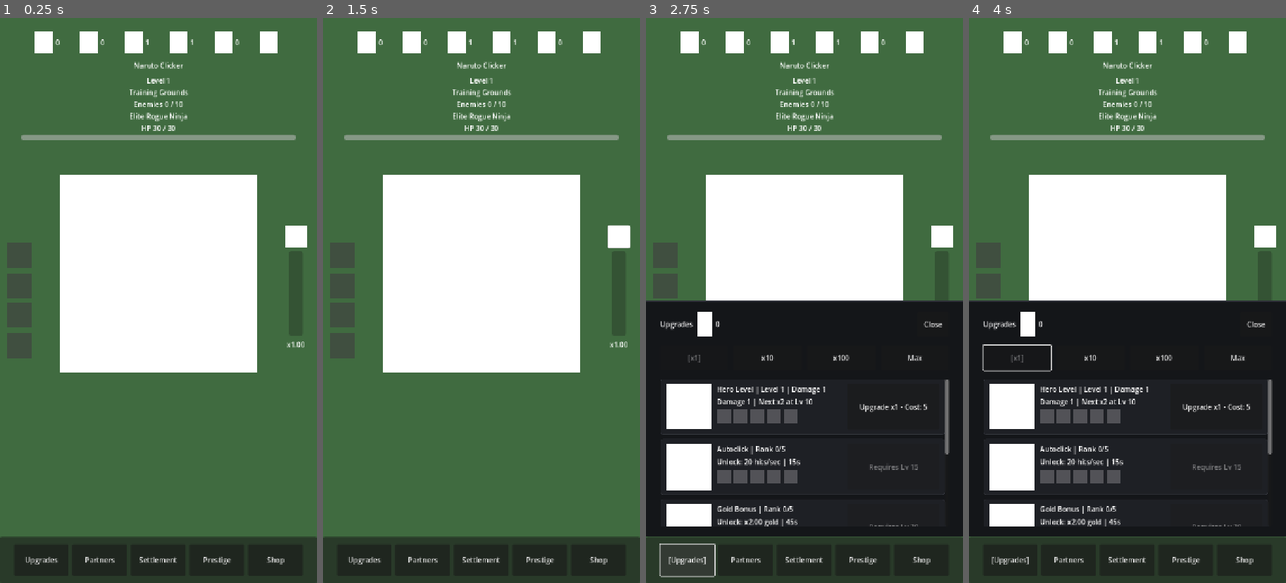
Above: before the commit, frames 1-4 (left to right).
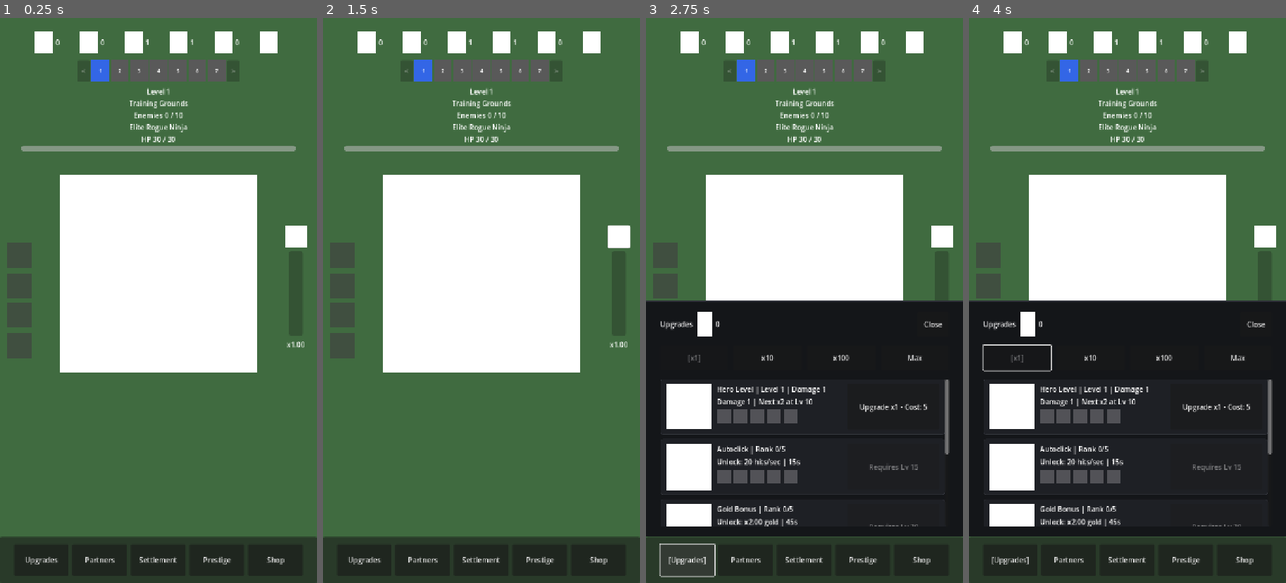
Above: after the commit, the same moments.

Repository: StanisRyz/naruto-clicker
Game: Godot game, scene res://scenes/main/Main.tscn
The game is run twice, just before and just after one commit, with the same random seed, the same clock (stepped at 60 frames per second) and the same inputs.
Inputs (mouse positions are in pixels of both pictures, inside the frame that each line leads up to):
- Up to frame 1 (0.25 s): no input
- Up to frame 2 (1.5 s): click (617, 238) at 0.5 s; click (424, 68) at 1.25 s, where only the run after the commit has a clickable "1"
- Up to frame 3 (2.75 s): click "Upgrades" at 2 s
- Up to frame 4 (4 s): click "x10" at 2.75 s; click "x1" at 3.5 s

The runs differ from the first frame. In frame 1, 3.8% of the frame differs, in the area x 6-94%, y 7-24%; in frame 2, 3.8%; in frame 3, 3.8%; in frame 4, 3.8%.

Commit message:
Add stage navigator for farming
Add a StageNavigator for revisiting unlocked levels.

Changes include:
- Replace the top title label with a StageNavigator.
- Track max unlocked level.
- Allow travel to previously unlocked stages.
- Show 7 stage buttons with current/unlocked/locked states.
- Allow viewing up to 3 locked future stages.
- Support revisiting boss levels for farming.
- Preserve boss timer, enemy reset, progression, prestige reset, and existing gameplay systems.

Diff:
--- a/scenes/game/ClickerScreen.gd
+++ b/scenes/game/ClickerScreen.gd
@@ -39,6 +39,7 @@
 var combo_empowered_multiplier: float = 3.0
 
 @onready var primary_stats_panel: PrimaryStatsPanel = $PrimaryStatsPanel
+@onready var stage_navigator: Control = $MainContent/VBoxContainer/StageNavigator
 @onready var progress_info_panel: ProgressInfoPanel = $MainContent/VBoxContainer/ProgressInfoPanel
 @onready var combo_panel: ComboPanel = $ComboPanel
 @onready var tasks_button: Button = $TasksButton
@@ -59,6 +60,7 @@
 
 
 func _ready() -> void:
+	stage_navigator.stage_selected.connect(_on_stage_selected)
 	game_field.attack_requested.connect(_on_attack_requested)
 	ability_bar.autoclick_requested.connect(_on_autoclick_requested)
 	ability_bar.gold_bonus_requested.connect(_on_gold_bonus_requested)
@@ -130,6 +132,7 @@
 func _update_ui() -> void:
 	_update_bottom_bar_view()
 	primary_stats_panel.update_view(state)
+	stage_navigator.update_view(state.current_level, state.max_unlocked_level)
 	progress_info_panel.update_view(state)
 	_update_combo_panel()
 	game_field.update_view(state)
@@ -585,6 +588,23 @@
 	_finish_enemy_transition_after_delay(transition_token)
 
 
+func _on_stage_selected(level: int) -> void:
+	if enemy_transition_locked:
+		return
+	if level == state.current_level:
+		return
+	var result: Dictionary = state.travel_to_level(level)
+	if not result.get("travelled", false):
+		return
+	partner_damage_accumulator = 0.0
+	autoclick_accumulator = 0.0
+	enemy_transition_token += 1
+	game_field.set_enemy_transition_locked(false)
+	_sync_boss_timer()
+	_update_ui()
+	game_field.update_view(state)
+
+
 func _handle_status_text(_text: String) -> void:
 	pass
 
--- a/scenes/game/ClickerScreen.tscn
+++ b/scenes/game/ClickerScreen.tscn
@@ -12,6 +12,7 @@
 [ext_resource type="PackedScene" path="res://scenes/ui/ComboPanel.tscn" id="10_combo"]
 [ext_resource type="PackedScene" path="res://scenes/ui/TasksWindow.tscn" id="11_tasks"]
 [ext_resource type="PackedScene" path="res://scenes/ui/ShopSheet.tscn" id="12_shop"]
+[ext_resource type="PackedScene" path="res://scenes/ui/StageNavigator.tscn" id="13_nav"]
 
 [node name="ClickerScreen" type="Control"]
 layout_mode = 3
@@ -62,11 +63,8 @@
 mouse_filter = 2
 theme_override_constants/separation = 18
 
-[node name="TitleLabel" type="Label" parent="MainContent/VBoxContainer"]
+[node name="StageNavigator" parent="MainContent/VBoxContainer" instance=ExtResource("13_nav")]
 layout_mode = 2
-mouse_filter = 2
-text = "Naruto Clicker"
-horizontal_alignment = 1
 
 [node name="ProgressInfoPanel" parent="MainContent/VBoxContainer" instance=ExtResource("9_progress")]
 layout_mode = 2
--- /dev/null
+++ b/scenes/ui/StageNavigator.gd
@@ -0,0 +1,161 @@
+class_name StageNavigator
+extends Control
+
+signal stage_selected(level: int)
+
+const DISPLAY_COUNT: int = 7
+const SIDE_COUNT: int = 3
+const BUTTON_SIZE: int = 40
+const SCROLL_BUTTON_WIDTH: int = 28
+
+const COLOR_CURRENT: Color = Color(0.2, 0.4, 0.9, 1.0)
+const COLOR_UNLOCKED: Color = Color(1.0, 1.0, 1.0, 1.0)
+const COLOR_LOCKED: Color = Color(0.35, 0.35, 0.35, 1.0)
+
+# visible_center_level is the stage shown in the center button.
+# minimum: SIDE_COUNT + 1 = 4 (so leftmost visible stage is always >= 1)
+# maximum: max_unlocked_level (so rightmost visible stage is max_unlocked + SIDE_COUNT)
+var visible_center_level: int = SIDE_COUNT + 1
+
+var _current_level: int = 1
+var _max_unlocked_level: int = 1
+
+var _stage_buttons: Array = []
+var _stage_rects: Array = []
+var _stage_labels: Array = []
+var _left_button: Button
+var _right_button: Button
+
+
+func _ready() -> void:
+	custom_minimum_size = Vector2(0, BUTTON_SIZE + 8)
+	mouse_filter = MOUSE_FILTER_STOP
+	_build_ui()
+	_refresh_buttons()
+
+
+func _build_ui() -> void:
+	var hbox: HBoxContainer = HBoxContainer.new()
+	hbox.alignment = BoxContainer.ALIGNMENT_CENTER
+	hbox.add_theme_constant_override("separation", 4)
+	hbox.set_anchors_and_offsets_preset(Control.PRESET_FULL_RECT)
+	hbox.mouse_filter = MOUSE_FILTER_PASS
+	add_child(hbox)
+
+	_left_button = _make_scroll_button("<")
+	_left_button.pressed.connect(_on_scroll_left)
+	hbox.add_child(_left_button)
+
+	for i: int in DISPLAY_COUNT:
+		var btn: Button = Button.new()
+		btn.custom_minimum_size = Vector2(BUTTON_SIZE, BUTTON_SIZE)
+		btn.flat = true
+		btn.mouse_filter = MOUSE_FILTER_STOP
+
+		var rect: ColorRect = ColorRect.new()
+		rect.set_anchors_and_offsets_preset(Control.PRESET_FULL_RECT)
+		rect.mouse_filter = MOUSE_FILTER_IGNORE
+		btn.add_child(rect)
+
+		var label: Label = Label.new()
+		label.set_anchors_and_offsets_preset(Control.PRESET_FULL_RECT)
+		label.horizontal_alignment = HORIZONTAL_ALIGNMENT_CENTER
+		label.vertical_alignment = VERTICAL_ALIGNMENT_CENTER
+		label.add_theme_font_size_override("font_size", 10)
+		label.mouse_filter = MOUSE_FILTER_IGNORE
+		btn.add_child(label)
+
+		var captured_index: int = i
+		btn.pressed.connect(func() -> void: _on_stage_button_pressed(captured_index))
+		hbox.add_child(btn)
+
+		_stage_buttons.append(btn)
+		_stage_rects.append(rect)
+		_stage_labels.append(label)
+
+	_right_button = _make_scroll_button(">")
+	_right_button.pressed.connect(_on_scroll_right)
+	hbox.add_child(_right_button)
+
+
+func _make_scroll_button(label_text: String) -> Button:
+	var btn: Button = Button.new()
+	btn.custom_minimum_size = Vector2(SCROLL_BUTTON_WIDTH, BUTTON_SIZE)
+	btn.text = label_text
+	btn.mouse_filter = MOUSE_FILTER_STOP
+	return btn
+
+
+func update_view(current_level: int, max_unlocked_level: int) -> void:
+	_current_level = current_level
+	_max_unlocked_level = max_unlocked_level
+
+	# Snap center to show current_level if outside current visible range.
+	var visible_min: int = visible_center_level - SIDE_COUNT
+	var visible_max: int = visible_center_level + SIDE_COUNT
+	if current_level < visible_min or current_level > visible_max:
+		visible_center_level = current_level
+
+	_clamp_center()
+	_refresh_buttons()
+
+
+func _clamp_center() -> void:
+	var min_center: int = SIDE_COUNT + 1
+	var max_center: int = maxi(_max_unlocked_level, min_center)
+	visible_center_level = clampi(visible_center_level, min_center, max_center)
+
+
+func _refresh_buttons() -> void:
+	for i: int in DISPLAY_COUNT:
+		var stage_level: int = visible_center_level - SIDE_COUNT + i
+		var btn: Button = _stage_buttons[i]
+		var rect: ColorRect = _stage_rects[i]
+		var label: Label = _stage_labels[i]
+
+		label.text = str(stage_level)
+
+		var is_current: bool = stage_level == _current_level
+		var is_unlocked: bool = stage_level <= _max_unlocked_level
+
+		if is_current:
+			rect.color = COLOR_CURRENT
+			btn.disabled = false
+		elif is_unlocked:
+			rect.color = COLOR_UNLOCKED
+			btn.disabled = false
+		else:
+			rect.color = COLOR_LOCKED
+			btn.disabled = true
+
+	_update_scroll_buttons()
+
+
+func _update_scroll_buttons() -> void:
+	var leftmost: int = visible_center_level - SIDE_COUNT
+	_left_button.disabled = leftmost <= 1
+
+	var rightmost: int = visible_center_level + SIDE_COUNT
+	var farthest_allowed: int = _max_unlocked_level + SIDE_COUNT
+	_right_button.disabled = rightmost >= farthest_allowed
+
+
+func _on_stage_button_pressed(button_index: int) -> void:
+	var stage_level: int = visible_center_level - SIDE_COUNT + button_index
+	if stage_level < 1 or stage_level > _max_unlocked_level:
+		return
+	if stage_level == _current_level:
+		return
+	stage_selected.emit(stage_level)
+
+
+func _on_scroll_left() -> void:
+	visible_center_level -= 1
+	_clamp_center()
+	_refresh_buttons()
+
+
+func _on_scroll_right() -> void:
+	visible_center_level += 1
+	_clamp_center()
+	_refresh_buttons()
--- /dev/null
+++ b/scenes/ui/StageNavigator.tscn
@@ -0,0 +1,8 @@
+[gd_scene load_steps=2 format=3]
+
+[ext_resource type="Script" path="res://scenes/ui/StageNavigator.gd" id="1_nav"]
+
+[node name="StageNavigator" type="Control"]
+custom_minimum_size = Vector2(0, 48)
+mouse_filter = 0
+script = ExtResource("1_nav")
--- a/scripts/game/ClickerState.gd
+++ b/scripts/game/ClickerState.gd
@@ -50,6 +50,7 @@
 var character_level: int = 1
 var character_level_upgrade_cost: int = 5
 var current_level: int = 1
+var max_unlocked_level: int = 1
 var enemies_defeated_on_level: int = 0
 var enemies_required_per_level: int = 10
 var target_hp: int = 10
@@ -736,6 +737,7 @@
 	gold = 0
 	character_level = 1
 	current_level = 1
+	max_unlocked_level = 1
 	enemies_defeated_on_level = 0
 	autoclick_purchased = false
 	autoclick_rank = 0
@@ -841,6 +843,7 @@
 	if did_level_up:
 		var old_zone_index: int = current_zone_index
 		current_level += 1
+		max_unlocked_level = maxi(max_unlocked_level, current_level)
 		enemies_defeated_on_level = 0
 		setup_current_level()
 		zone_changed = current_zone_index != old_zone_index
@@ -2021,6 +2024,32 @@
 	}
 
 
+func can_travel_to_level(level: int) -> bool:
+	return level >= 1 and level <= max_unlocked_level
+
+
+func travel_to_level(level: int) -> Dictionary:
+	if not can_travel_to_level(level):
+		return _make_purchase_result("Level %d is locked" % level)
+	current_level = level
+	enemies_defeated_on_level = 0
+	setup_current_level()
+	return {
+		"defeated": false,
+		"level_up": false,
+		"reward_gold": 0,
+		"damage_dealt": 0,
+		"target_hp_before": target_hp,
+		"target_hp_after": target_hp,
+		"upgraded": false,
+		"not_enough_gold": false,
+		"status_text": "Travelled to Level %d" % current_level,
+		"zone_changed": false,
+		"zone_name": "",
+		"travelled": true,
+	}
+
+
 func reset_target() -> void:
 	choose_enemy_for_current_level()
 	recalculate_level_values()
Not shown: 1 places in scenes/game/ClickerScreen.tscn that only renumber resources
Not shown, added: scenes/ui/StageNavigator.gd.uid
Not shown, changed: AGENTS.md
Not shown, changed: README.md
